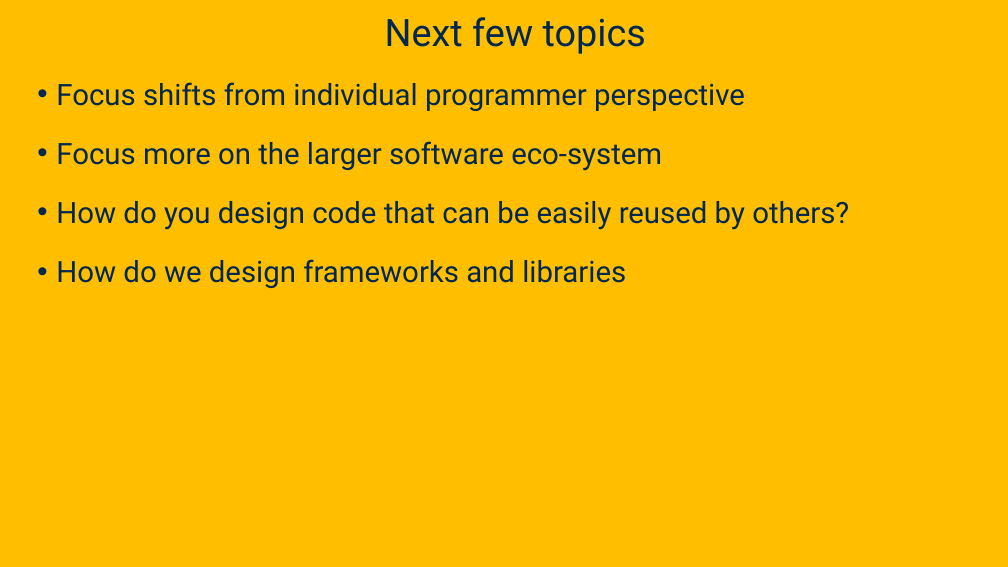
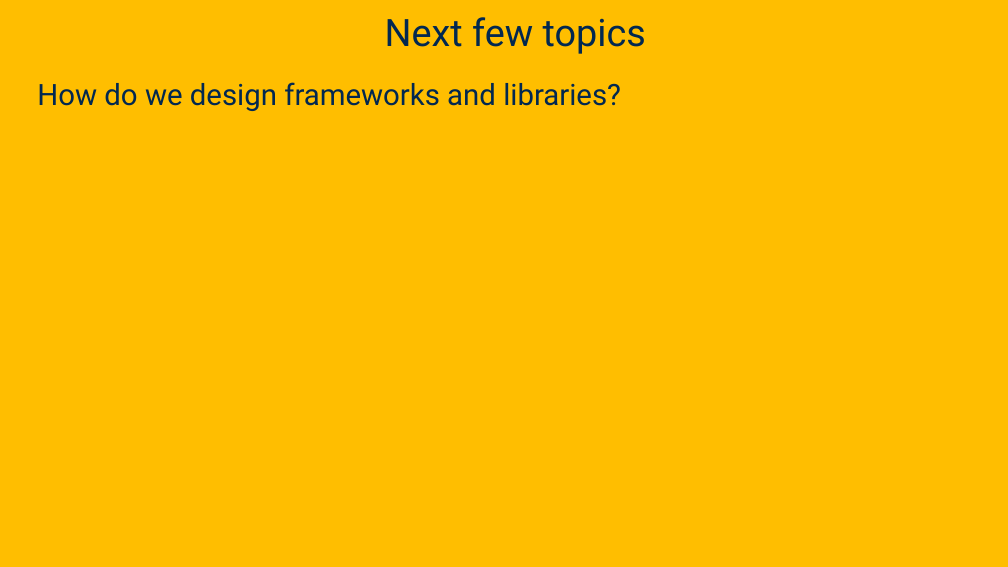
Before and after one commit to davsec-teaching/ECS_160, a slide deck: slide 2 of slides/Reflection.pptx. Drawn at 1008x567 pixels with LibreOffice and Linux fonts; fonts in the diff are those of the drawing; background and template pictures are left out. Boxes give left, top, right and bottom in pixels: in the first picture for what was removed or moved away, otherwise in the second. Text is boxed around its words. In the diff, an @@ line names an element or a change of style, - is before the commit and + after.

```diff
--- a/slides/Reflection.pptx
+++ b/slides/Reflection.pptx
@@ text at <box>37,82,621,111</box>: text changed @@
-• Focus shifts from individual programmer perspective
-• Focus more on the larger software eco-system
-• How do you design code that can be easily reused by others?
-• How do we design frameworks and libraries
+How do we design frameworks and libraries?
```
Also in this commit, not shown: 23 other slides changed, 1 other file.
